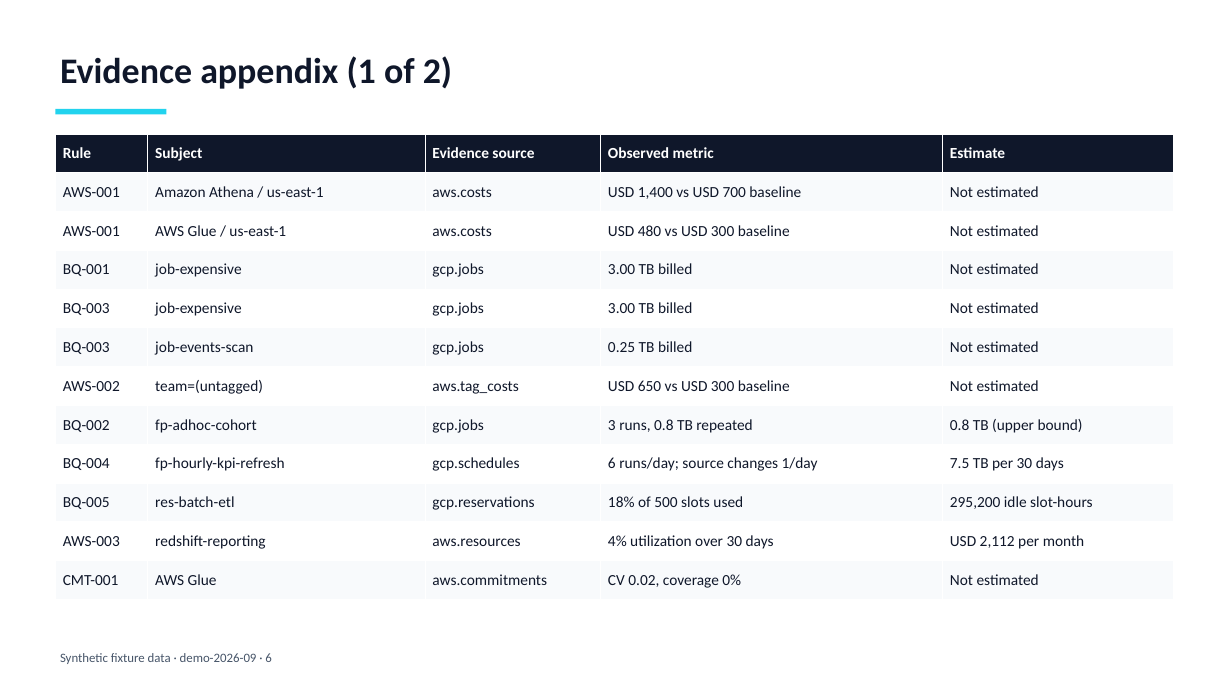
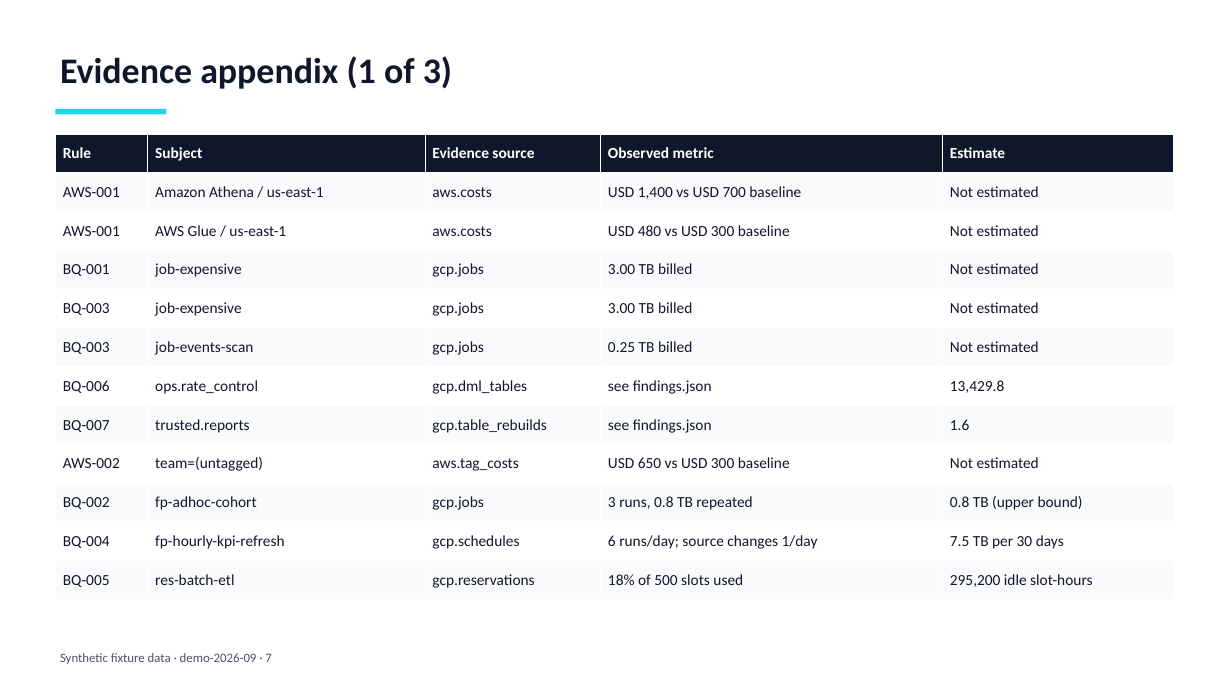
Before and after one commit to LucasRangelSSouza/cloud-data-finops-sdd-toolkit, a slide deck: slide 7 of docs/evidence/release-fixture/synthetic-finops-assessment.pptx (slide 6 before the commit). Drawn at 1232x693 pixels with LibreOffice and Linux fonts; fonts in the diff are those of the drawing. Boxes give left, top, right and bottom in pixels: in the first picture for what was removed or moved away, otherwise in the second. Text is boxed around its words. In the diff, an @@ line names an element or a change of style, - is before the commit and + after.

Commit message:
Three rules for the costs that dominate data lakes: BQ-006, BQ-007 and GCS-001
BQ-006 flags a small table used as a high-frequency state store, where slot time is
lock waiting and not scanning. BQ-007 flags a large table recreated in full on every
run. GCS-001 flags a prefix that gains objects every day with no lifecycle rule.

The adapters read the two new BigQuery datasets from JOBS_BY_PROJECT joined to
TABLE_STORAGE, and Cloud Storage prefixes from an approved Storage Insights dataset
(read-only, dataset-scoped, checked by preflight and the query guard). The guard now
ignores write keywords inside string literals. Synthetic scenarios, golden files,
release evidence and docs are regenerated: 14 findings from 12 rules, 135 tests.
Adds scripts/pruning_dry_run.py, which measures partition pruning by dry run.

```diff
--- a/docs/evidence/release-fixture/synthetic-finops-assessment.pptx
+++ b/docs/evidence/release-fixture/synthetic-finops-assessment.pptx
@@ title at <box>60,56,452,89</box>: text changed @@
-Evidence appendix (1 of 2)
+Evidence appendix (1 of 3)
@@ table at <box>55,134,1174,600</box> @@
+row 7: BQ-006 | ops.rate_control | gcp.dml_tables | see findings.json | 13,429.8
+row 8: BQ-007 | trusted.reports | gcp.table_rebuilds | see findings.json | 1.6
-row 11: AWS-003 | redshift-reporting | aws.resources | 4% utilization over 30 days | USD 2,112 per month
-row 12: CMT-001 | AWS Glue | aws.commitments | CV 0.02, coverage 0% | Not estimated
@@ text at <box>60,653,271,664</box>: text changed @@
-Synthetic fixture data · demo-2026-09 · 6
+Synthetic fixture data · demo-2026-09 · 7
```
Also in this commit, not shown: 4 other slides changed, 2 slides added, 31 other files.
